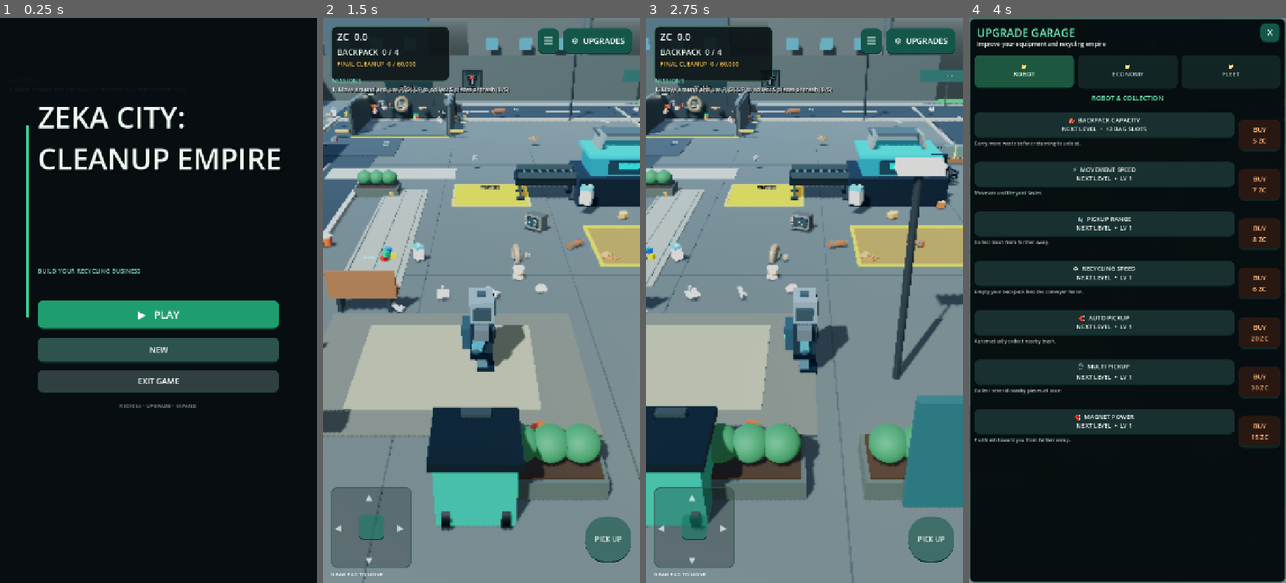
Above: before the commit, frames 1-4 (left to right).
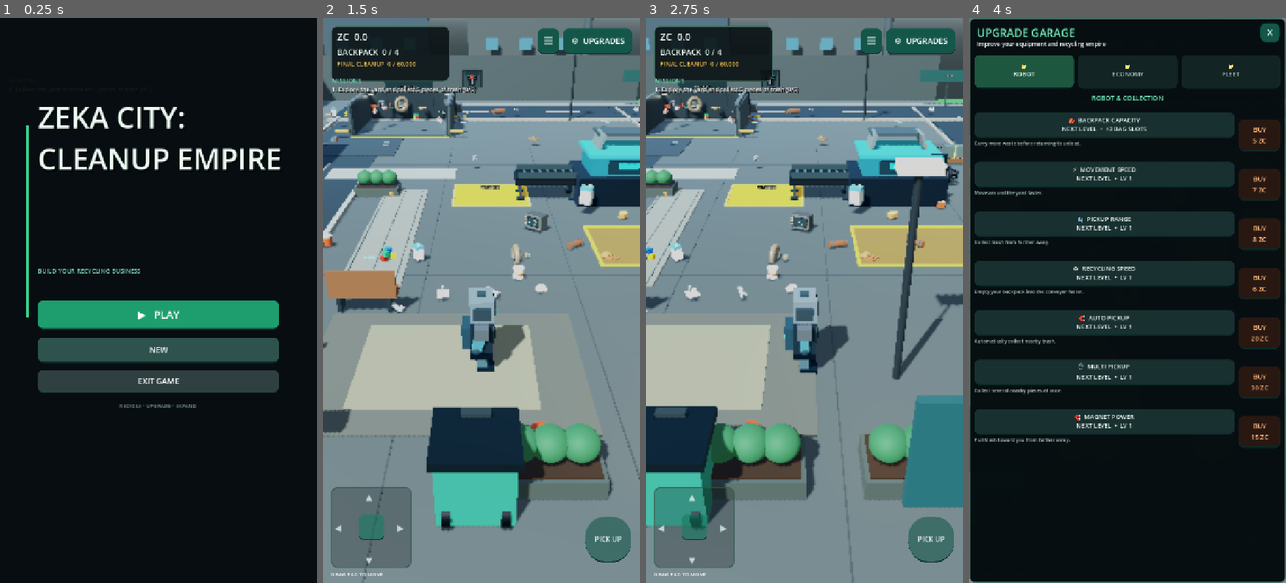
Above: after the commit, the same moments.

Repository: zekainstabot/trash-empire
Game: Godot game, scene res://Scenes/Main.tscn
Same seed, same stepped clock (60 frames per second), same inputs: the game is played once before the commit and once after it.
Inputs (mouse positions are in pixels of both pictures, inside the frame that each line leads up to):
- Up to frame 1 (0.25 s): no input
- Up to frame 2 (1.5 s): click "▶ PLAY" at 0.5 s; move the mouse to (551, 272) at 1.27 s; hold D (move_right) from 1.28 s (still down); click (551, 272) at 1.42 s
- Up to frame 3 (2.75 s): release D (move_right) at 2 s; drag from (741, 328) to (788, 413) at 2.02 s
- Up to frame 4 (4 s): click "PICK UP" at 2.75 s; click "⚙ UPGRADES" at 3.5 s

The runs differ from the first frame. In frame 2, 0.4% of the frame differs, in the area x 5-59%, y 12-14%; in frame 3, 0.4%; in frame 4, less than 0.1%.

Commit message:
Expand tutorial into 19 sequential gameplay missions

Diff:
--- a/Scripts/main.gd
+++ b/Scripts/main.gd
@@ -1943,9 +1943,6 @@
 	total_trash_collected += 1
 	final_zone_cleaned = mini(FINAL_ZONE_TARGET, final_zone_cleaned + 1)
 	_update_final_zone_label()
-	if tutorial_mission_stage == 0 and total_trash_collected >= 5:
-		tutorial_mission_stage = 1
-		_save_game()
 	_update_missions()
 	if final_zone_cleaned >= FINAL_ZONE_TARGET:
 		get_tree().set_meta("cleanup_game_completed", true)
@@ -2283,10 +2280,7 @@
 		_update_ui()
 		_save_game()
 		if carried == 0:
-			if tutorial_mission_stage == 1:
-				tutorial_mission_stage = 2
-				_save_game()
-				_update_missions()
+			_update_missions()
 			_set_message("Bag emptied! Teddy bears are being prepared for delivery." if factory_stage >= 4 else "Bag emptied! Money added.")
 
 func _toggle_upgrade_panel() -> void:
@@ -2305,8 +2299,6 @@
 		return
 	capacity += 3
 	upgrade_level += 1
-	if tutorial_mission_stage == 2:
-		tutorial_mission_stage = 3
 	_update_ui()
 	_refresh_upgrade_prices()
 	_save_game()
@@ -2410,8 +2402,6 @@
 	if not await _pay_gradually(cost):
 		return
 	drone_level += 1
-	if tutorial_mission_stage == 3:
-		tutorial_mission_stage = 4
 	_refresh_helper_drone_visibility()
 	_update_ui()
 	_refresh_upgrade_prices()
@@ -2706,7 +2696,7 @@
 	money = float(save.get_value("progress", "money", 0.0))
 	final_zone_cleaned = clampi(int(save.get_value("progress", "final_zone_cleaned", 0)), 0, FINAL_ZONE_TARGET)
 	total_trash_collected = int(save.get_value("progress", "total_trash_collected", final_zone_cleaned))
-	tutorial_mission_stage = clampi(int(save.get_value("progress", "tutorial_mission_stage", 0)), 0, 4)
+	tutorial_mission_stage = clampi(int(save.get_value("progress", "tutorial_mission_stage", 0)), 0, 18)
 	carried = int(save.get_value("progress", "carried", 0))
 	capacity = int(save.get_value("progress", "capacity", 4))
 	upgrade_level = int(save.get_value("progress", "bag_level", 1))
@@ -3342,25 +3332,89 @@
 	# the space is reserved for persistent missions.
 	pass
 
+func _mission_is_complete(stage: int) -> bool:
+	match stage:
+		0:
+			return total_trash_collected >= 5
+		1:
+			return total_trash_collected >= 5 and carried == 0
+		2:
+			return upgrade_level > 1 or speed_upgrade_level > 1 or unload_upgrade_level > 1 or equipment_upgrade_level > 1
+		3:
+			return drone_level >= 1
+		4:
+			return total_trash_collected >= 25
+		5:
+			return upgrade_level >= 2
+		6:
+			return speed_upgrade_level >= 2
+		7:
+			return equipment_upgrade_level >= 2
+		8:
+			return auto_pickup_level >= 1
+		9:
+			return respawn_level >= 1
+		10:
+			return technology_upgrade_level >= 2
+		11:
+			return yard_stage >= 2
+		12:
+			return factory_stage >= 2
+		13:
+			return dispatch_upgrade_level >= 1
+		14:
+			return truck_capacity_upgrade_level >= 1
+		15:
+			return packaging_upgrade_level >= 1
+		16:
+			return city_truck_upgrade_level >= 1
+		17:
+			return total_trash_collected >= 100
+		18:
+			return final_zone_cleaned >= FINAL_ZONE_TARGET
+	return false
+
+
 func _update_missions() -> void:
 	if not is_instance_valid(mission_label):
 		return
-	# A short guided introduction to the normal gameplay loop.
+	# Missions teach the complete gameplay loop and unlock in a strict sequence.
+	# Completed missions disappear; progress is saved and never shown again.
+	var previous_stage := tutorial_mission_stage
+	while tutorial_mission_stage < 18 and _mission_is_complete(tutorial_mission_stage):
+		tutorial_mission_stage += 1
+	if tutorial_mission_stage != previous_stage:
+		_save_game()
+
+	var missions: Array[String] = [
+		"1. Explore the yard and collect 5 pieces of trash (%d/5)" % mini(total_trash_collected, 5),
+		"2. Return to the yellow pad and recycle your collected trash",
+		"3. Open UPGRADES and buy your first upgrade",
+		"4. Unlock your first helper drone in UPGRADES",
+		"5. Keep cleaning: collect 25 pieces of trash (%d/25)" % mini(total_trash_collected, 25),
+		"6. Increase your backpack capacity",
+		"7. Upgrade your movement speed",
+		"8. Improve your magnet collection range",
+		"9. Unlock automatic pickup",
+		"10. Upgrade the trash respawn system",
+		"11. Increase the value earned from recycling",
+		"12. Expand into the next city district",
+		"13. Upgrade the recycling factory",
+		"14. Unlock a delivery truck dispatch upgrade",
+		"15. Increase delivery truck capacity",
+		"16. Upgrade package production",
+		"17. Upgrade the city cleanup truck",
+		"18. Reach 100 collected pieces of trash (%d/100)" % mini(total_trash_collected, 100),
+		"19. Final challenge: clean the landfill — collect all 60,000 pieces (%d/60000)" % final_zone_cleaned
+	]
 	var mission_title := mission_label.get_parent().get_node_or_null("MissionTitle")
-	match tutorial_mission_stage:
-		0:
-			mission_label.text = "1. Move around and use PICK UP to collect 5 pieces of trash (%d/5)" % mini(total_trash_collected, 5)
-		1:
-			mission_label.text = "2. Return to the conveyor and stand on the unloading pad to recycle your trash"
-		2:
-			mission_label.text = "3. Open UPGRADES and purchase your first upgrade"
-		3:
-			mission_label.text = "4. Unlock a helper drone in UPGRADES to automate collection"
-		_:
-			mission_label.text = ""
+	if tutorial_mission_stage < missions.size():
+		mission_label.text = missions[tutorial_mission_stage]
+	else:
+		mission_label.text = "ALL MISSIONS COMPLETE! The city is clean."
 	if is_instance_valid(mission_title):
-		mission_title.visible = mission_label.text != ""
-	mission_label.visible = mission_label.text != ""
+		mission_title.visible = true
+	mission_label.visible = true
 
 func _anchor_bottom_right(control: Control) -> void:
 	control.anchor_left = 1.0
